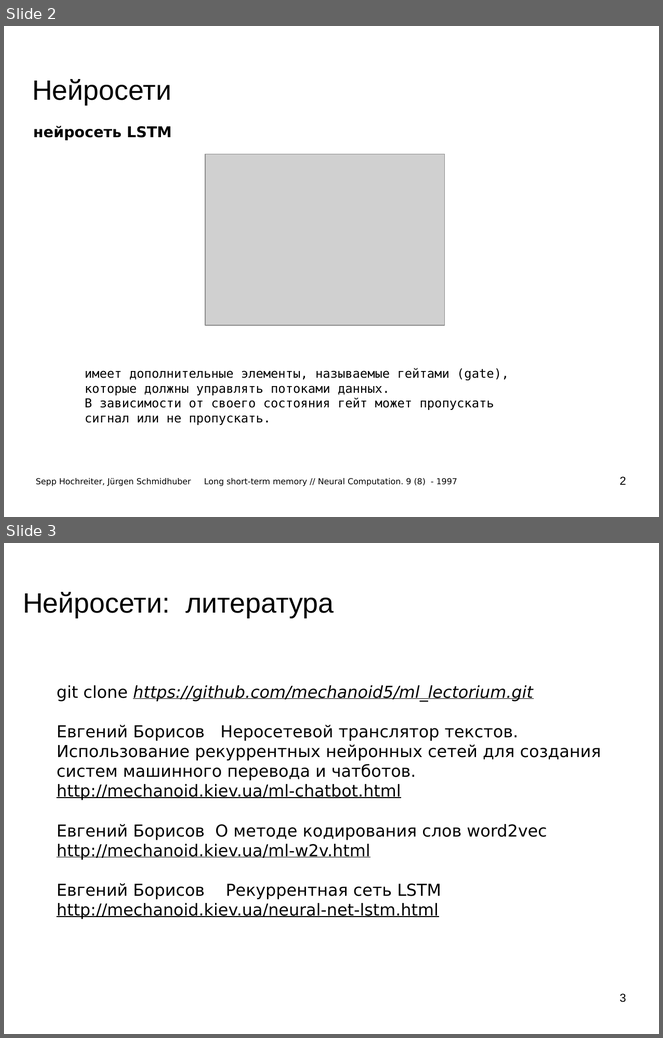
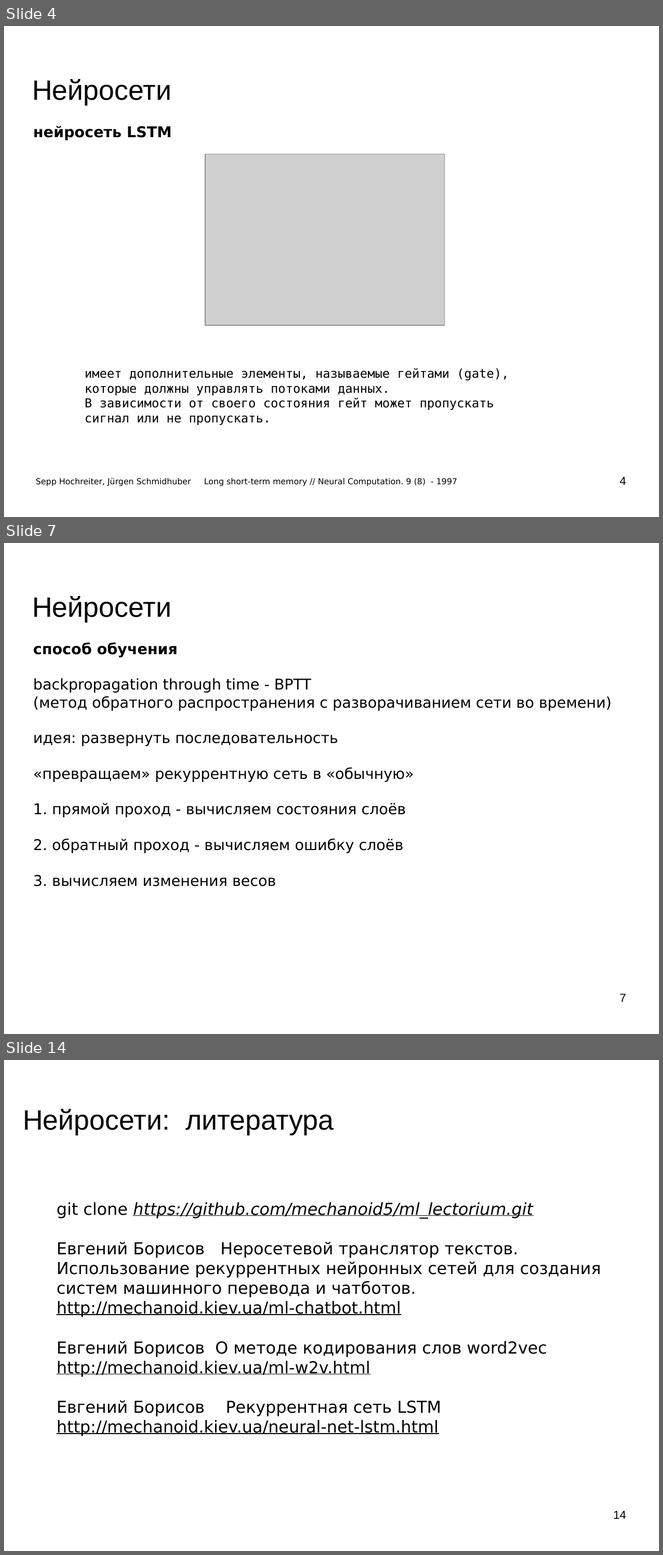
Before and after one commit to mechanoid5/ml_lectorium_legacy, a slide deck: 21-chatbot.odp. Shown one above the other, each under a label of ours: slides 2 and 3 before the commit, slides 4, 7 and 14 after it; the slides between them are not shown. The pictures are 663x1038 and 663x1555 pixels, drawn with LibreOffice and Linux fonts; fonts in the diff are those of the drawing; grey boxes stand for pictures; background and template pictures are left out. Boxes give left, top, right and bottom in pixels: in the first picture for what was removed or moved away, otherwise in the second. Text is boxed around its words. In the diff, an @@ line names an element or a change of style, - is before the commit and + after.

```diff
--- a/21-chatbot.odp
+++ b/21-chatbot.odp
@@ slide 7 added at (x1=4, y1=543, x2=659, y2=1034), background picture (left out) @@
@@ title added at (x1=32, y1=596, x2=171, y2=622), 33.9 pt, text #000000 @@
+Нейросети
@@ text added at (x1=33, y1=642, x2=612, y2=887), 18 pt, text #000000 @@
+способ обучения
+backpropagation through time - BPTT
+(метод обратного распространения с разворачиванием сети во времени)
+идея: развернуть последовательность
+«превращаем» рекуррентную сеть в «обычную»
+1. прямой проход - вычисляем состояния слоёв
+2. обратный проход - вычисляем ошибку слоёв
+3. вычисляем изменения весов
@@ page number added at (x1=620, y1=994, x2=626, y2=1002), 14 pt, text #000000 @@
+7
@@ what was slide 2 is now slide 4 @@
@@ page number at (x1=620, y1=477, x2=626, y2=485): text changed @@
-2
+4
@@ what was slide 3 is now slide 14 @@
@@ page number at (x1=613, y1=1511, x2=626, y2=1519): text changed @@
-3
+14
```
Also in this commit, not shown: 1 slide changed, 10 other slides added, 8 other files.
